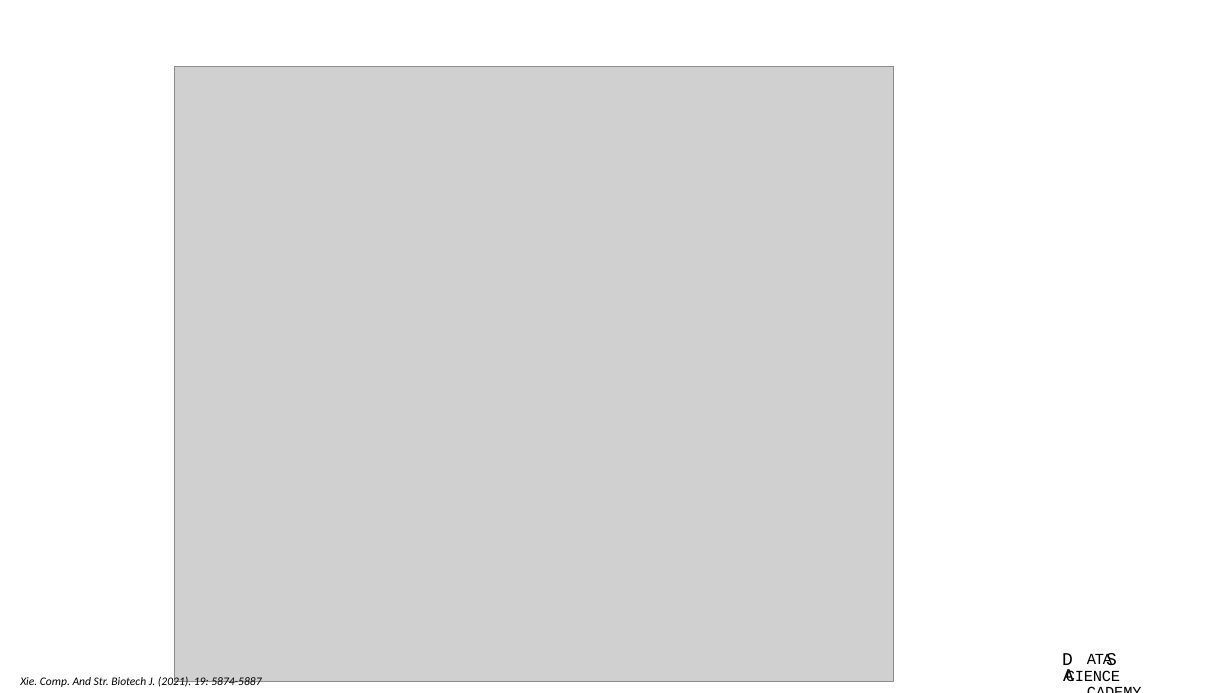
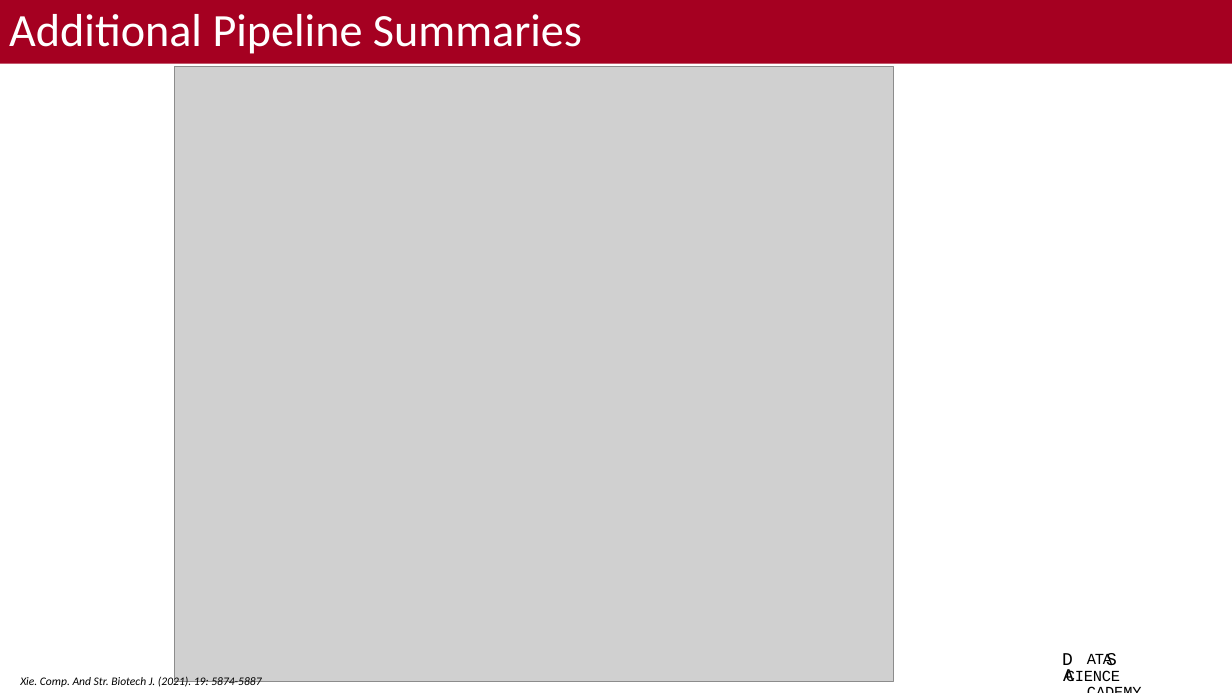
Before and after one commit to bacorli2/scrna_workshop, a slide deck: slide 3 of M4_Seurat_CellType/M4_Seurat_CellType.pptx. Drawn at 1232x693 pixels with LibreOffice and Linux fonts; fonts in the diff are those of the drawing; grey boxes stand for pictures; background and template pictures are left out. Boxes give left, top, right and bottom in pixels: in the first picture for what was removed or moved away, otherwise in the second. Text is boxed around its words. In the diff, an @@ line names an element or a change of style, - is before the commit and + after.

```diff
--- a/M4_Seurat_CellType/M4_Seurat_CellType.pptx
+++ b/M4_Seurat_CellType/M4_Seurat_CellType.pptx
@@ title added at (x1=0, y1=0, x2=1232, y2=64), fill #A50021, 36 pt, text #FFFFFF @@
+Additional Pipeline Summaries
```
Also in this commit, not shown: 4 other slides changed, 2 other files.
